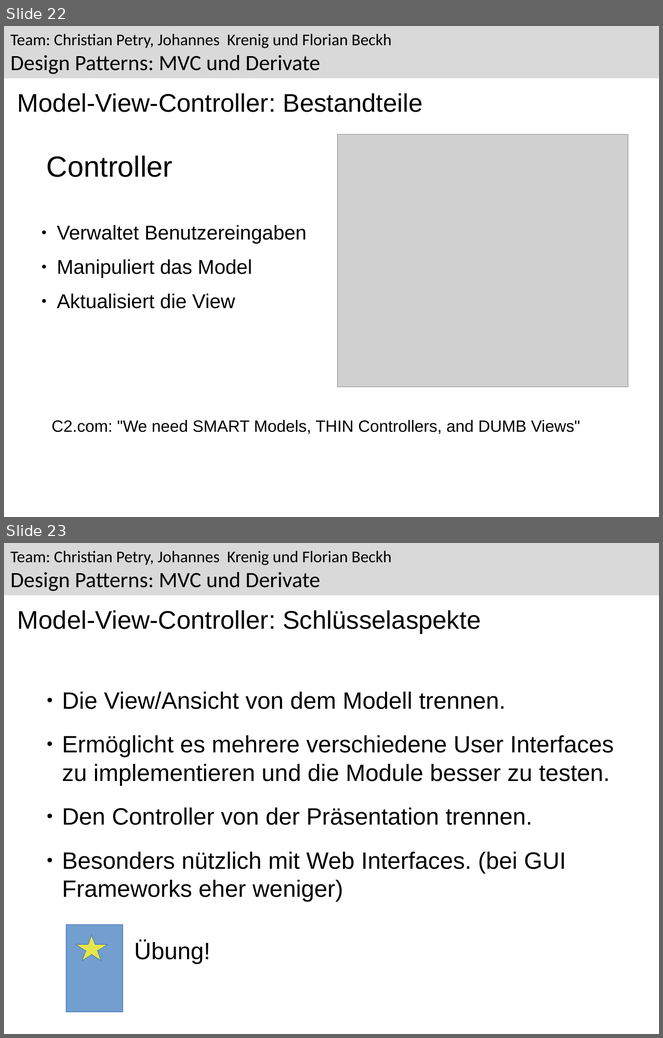
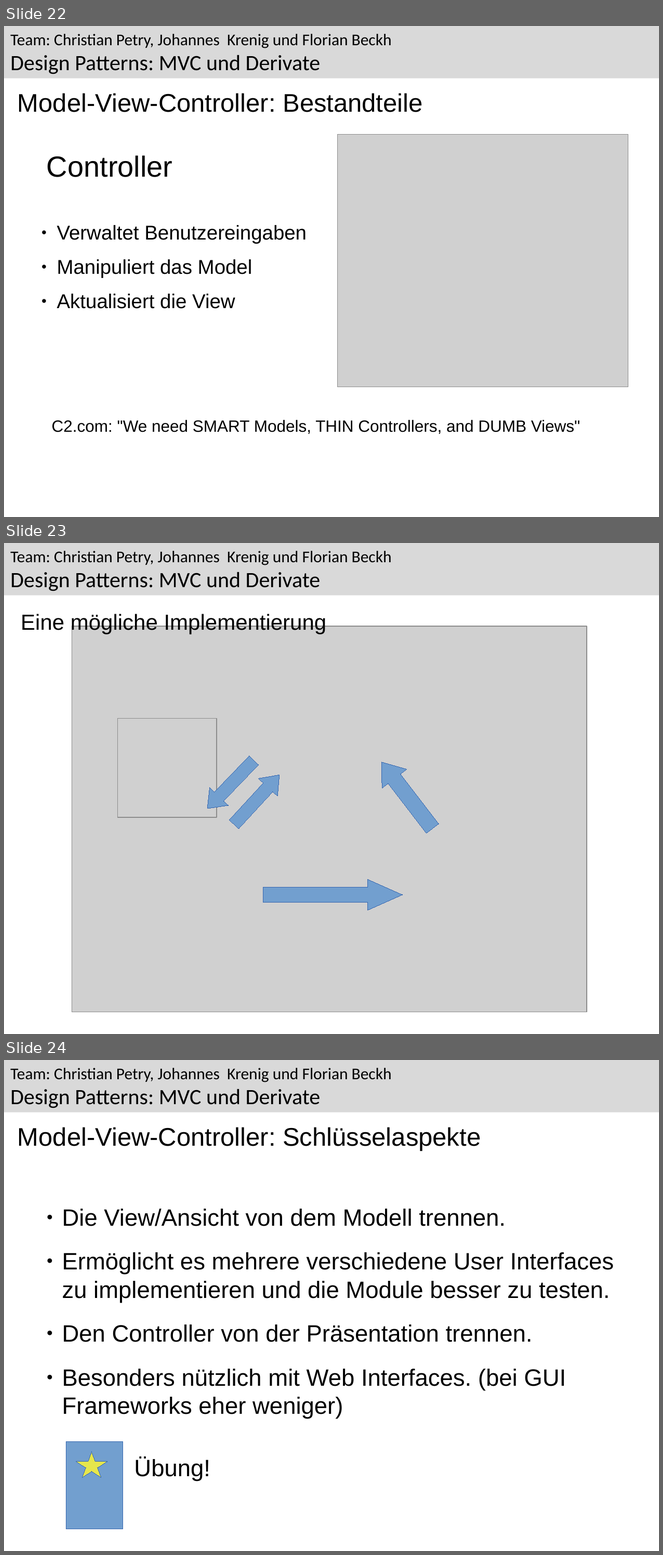
Before and after one commit to Greever/Design-Pattern-MVC, a slide deck: Dokumentation/Praesentation/Observer.odp. Shown one above the other, each under a label of ours: slides 22 and 23 before the commit, slides 22, 23 and 24 after it. The pictures are 663x1038 and 663x1555 pixels, drawn with LibreOffice and Linux fonts; fonts in the diff are those of the drawing; grey boxes stand for pictures; background and template pictures are left out. Boxes give left, top, right and bottom in pixels: in the first picture for what was removed or moved away, otherwise in the second. Text is boxed around its words. In the diff, an @@ line names an element or a change of style, - is before the commit and + after.

Commit message:
added sketch page

```diff
--- a/Dokumentation/Praesentation/Observer.odp
+++ b/Dokumentation/Praesentation/Observer.odp
@@ slide 23 added at (4,543,659,1034), background #FFFFFF; not listed: 1 template element that a slide beside it also shows @@
@@ text added at (21,612,327,634), 24 pt, text #000000 @@
+Eine mögliche Implementierung
@@ picture added at (72,626,587,1013) @@
@@ picture added at (117,719,216,818) @@
@@ right arrow added at (198,752,263,818), fill #729FCF, outline #3465AF 0 pt @@
@@ right arrow added at (369,753,444,838), fill #729FCF, outline #3465AF 0 pt @@
@@ right arrow added at (225,766,289,833), fill #729FCF, outline #3465AF 0 pt @@
@@ right arrow added at (263,880,403,911), fill #729FCF, outline #3465AF 0 pt @@
@@ what was slide 23 is now slide 24 @@
```
